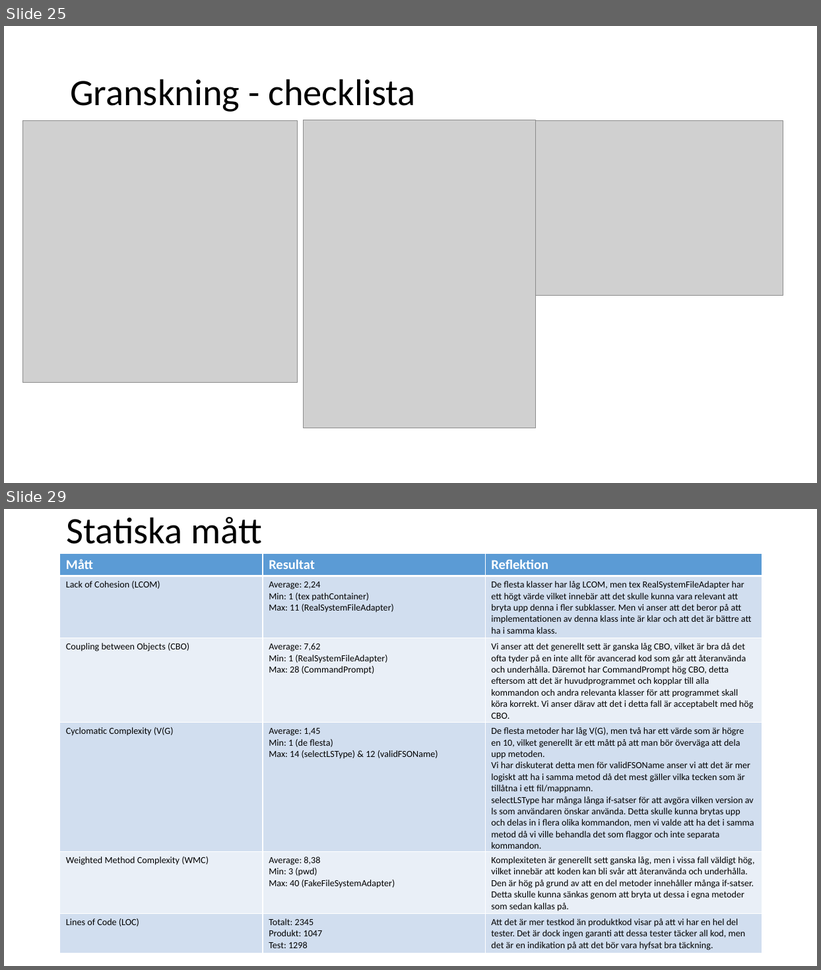
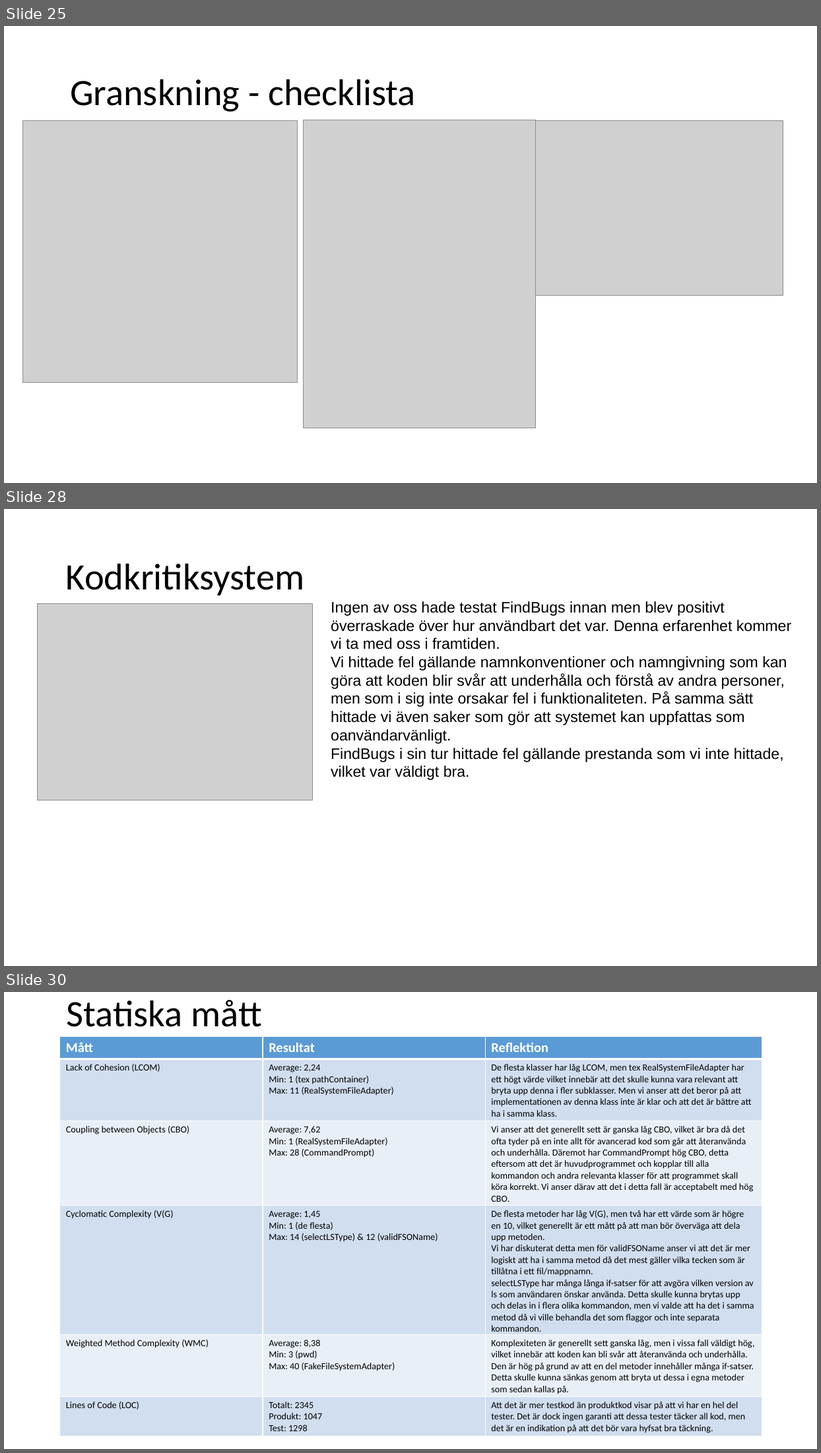
Before and after one commit to Pontussand/INTE2016Project, a slide deck: reports/Slutredovisning/slutredovisning_grupp2.pptx. Shown one above the other, each under a label of ours: slides 25 and 29 before the commit, slides 25, 28 and 30 after it; the slides between them are not shown. The pictures are 821x970 and 821x1453 pixels, drawn with LibreOffice and Linux fonts; fonts in the diff are those of the drawing; grey boxes stand for pictures. Boxes give left, top, right and bottom in pixels: in the first picture for what was removed or moved away, otherwise in the second. Text is boxed around its words. In the diff, an @@ line names an element or a change of style, - is before the commit and + after.

Commit message:
Uppdaterade slutrapporten med kodkritik, profiling och granskningsupplevelser

```diff
--- a/reports/Slutredovisning/slutredovisning_grupp2.pptx
+++ b/reports/Slutredovisning/slutredovisning_grupp2.pptx
@@ slide 28 added at (4,509,817,966), background #FFFFFF @@
@@ text added at (66,563,305,595), 44 pt, text #000000 @@
+Kodkritiksystem
@@ picture added at (38,603,313,801) @@
@@ text added at (331,601,791,780), 18 pt, text #000000 @@
+Ingen av oss hade testat FindBugs innan men blev positivt överraskade över hur användbart det var. Denna erfarenhet kommer vi ta med oss i framtiden.
+Vi hittade fel gällande namnkonventioner och namngivning som kan göra att koden blir svår att underhålla och förstå av andra personer, men som i sig inte orsakar fel i funktionaliteten. På samma sätt hittade vi även saker som gör att systemet kan uppfattas som oanvändarvänligt.
+FindBugs i sin tur hittade fel gällande prestanda som vi inte hittade, vilket var väldigt bra.
@@ what was slide 29 is now slide 30 @@
```
Also in this commit, not shown: 2 slides changed, 3 other slides added, 3 slides removed.
